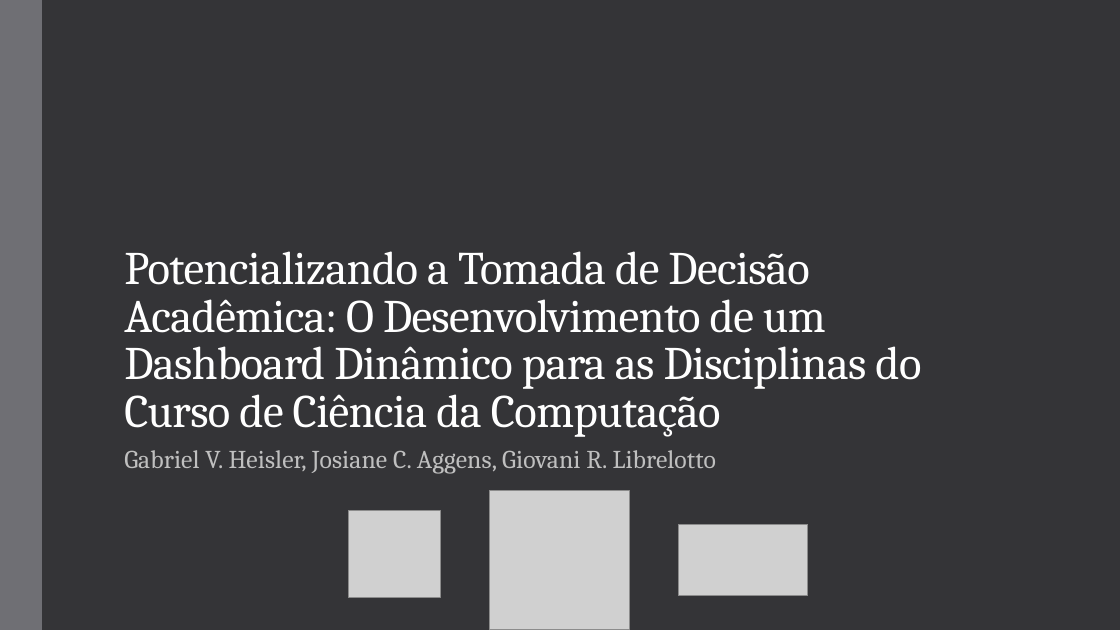
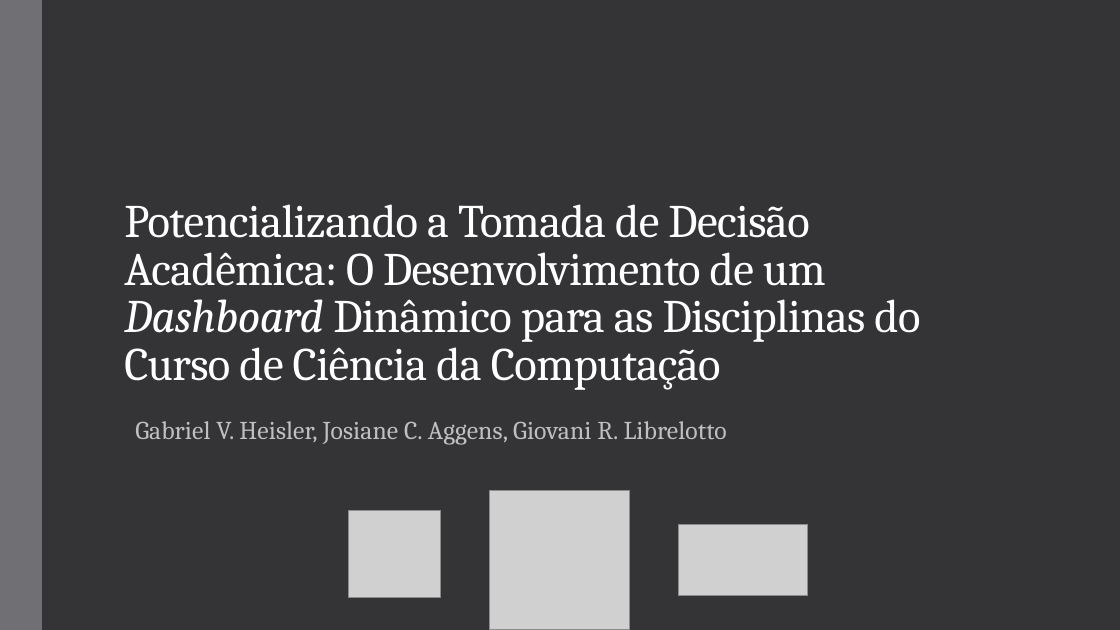
Before and after one commit to gvheisler/dashboard-disciplinas, a slide deck: slide 1 of presentation/presentation.pptx. Drawn at 1120x630 pixels with LibreOffice and Linux fonts; fonts in the diff are those of the drawing; grey boxes stand for pictures. Boxes give left, top, right and bottom in pixels: in the first picture for what was removed or moved away, otherwise in the second. Text is boxed around its words. In the diff, an @@ line names an element or a change of style, - is before the commit and + after.

```diff
--- a/presentation/presentation.pptx
+++ b/presentation/presentation.pptx
@@ title "Potencializando a Tomada de Decisão ..." at (124,204,920,390): italic on in "Dashboard" @@
@@ subtitle "Gabriel V. Heisler, Josiane C. ...": place and size @@
-subtitle "Gabriel V. Heisler, Josiane C. ..." at (124,450,716,474)
+subtitle "Gabriel V. Heisler, Josiane C. ..." at (135,421,727,445)
```
Also in this commit, not shown: 6 other slides changed, 2 slides added, 3 slides removed, 1 other file.
